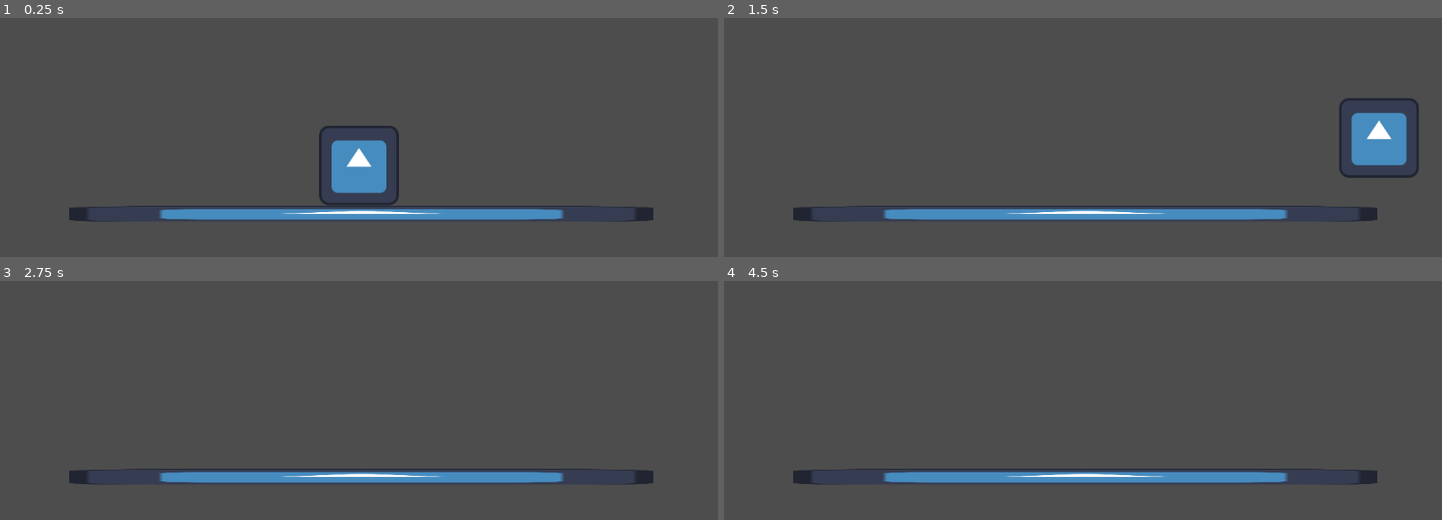
Above: before the commit, frames 1-4 (two rows, left to right).
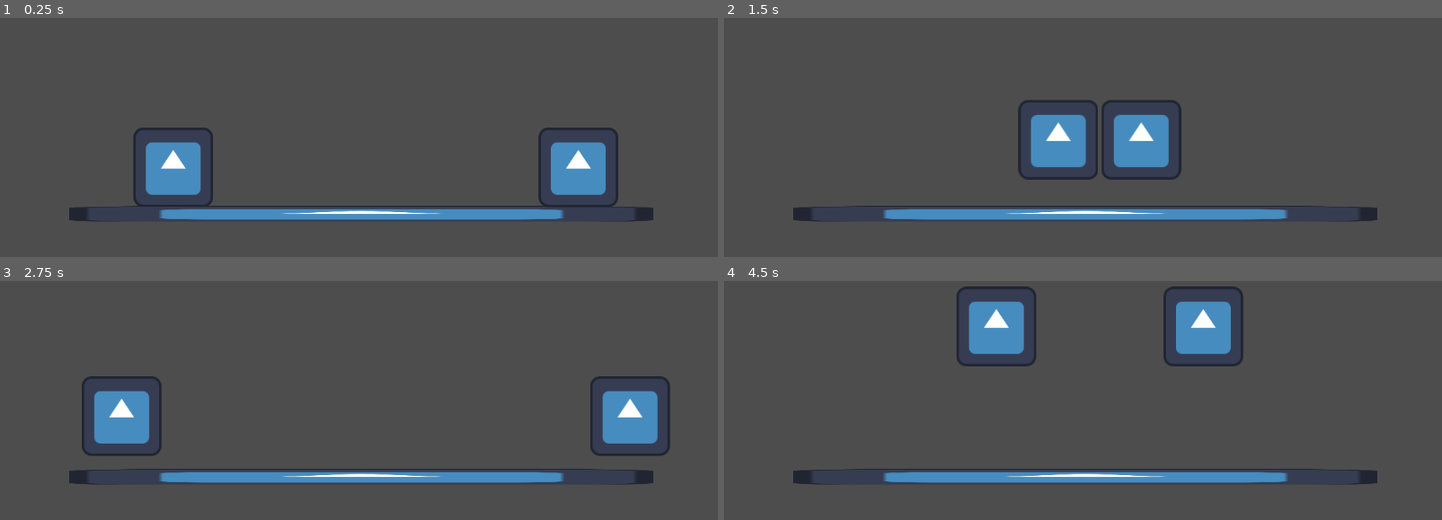
Above: after the commit, the same moments.

Repository: Awwi2/venmo-me-20-bucks
Game: Godot game, scene res://Scenes/test scene.tscn
Same seed, same stepped clock (60 frames per second), same inputs: the game is played once before the commit and once after it. The project has no main scene, so this scene is started directly. The engine's default icon, where the game draws it, is replaced by a stand-in: a white triangle on a blue panel in a dark square.
Inputs:
- Up to frame 1 (0.25 s): no input
- Up to frame 2 (1.5 s): tap Enter at 0.5 s; hold D (move_right) from 0.53 s (still down); tap Space (jump) at 0.6, 0.77, 1.07, 1.35 s
- Up to frame 3 (2.75 s): tap Space (jump) at 1.52, 1.82, 2.1 s; release D (move_right) at 2.03 s; hold A (move_left) from 2.03 s (still down)
- Up to frame 4 (4.5 s): release A (move_left) at 2.78 s; hold D (move_right) 2.78-4.28 s; tap Space (jump) at 2.85, 3.02, 3.32, 3.6, 3.77, 4.07, 4.35 s; hold A (move_left) from 4.28 s (still down)

The runs differ from the first frame. In frame 1, 6.4% of the frame differs, in the area x 18-87%, y 45-79%; in frame 2, 6.6%, in the area x 40-97%, y 33-68%; in frame 3, 4.4%; in frame 4, 4.4%.

Commit message:
Added basic enemy stuff

Diff:
--- /dev/null
+++ b/Scenes/placeholder_enemy.tscn
@@ -0,0 +1,20 @@
+[gd_scene load_steps=4 format=3 uid="uid://b87e4x5lme21k"]
+
+[ext_resource type="Texture2D" uid="uid://dn44ernhrvuoi" path="res://icon.svg" id="1_13qdv"]
+[ext_resource type="Script" uid="uid://bieeg7hnx4yvo" path="res://Scripts/placeholder_enemy.gd" id="1_l7bim"]
+
+[sub_resource type="RectangleShape2D" id="RectangleShape2D_l7bim"]
+size = Vector2(126, 126)
+
+[node name="Placeholder Enemy" type="CharacterBody2D"]
+script = ExtResource("1_l7bim")
+copy_movement = true
+mirror_movement = true
+movement_multiplier = 1.0
+jump_multiplier = 1.0
+
+[node name="CollisionShape2D" type="CollisionShape2D" parent="."]
+shape = SubResource("RectangleShape2D_l7bim")
+
+[node name="Sprite2D" type="Sprite2D" parent="."]
+texture = ExtResource("1_13qdv")
--- a/Scenes/test scene.tscn
+++ b/Scenes/test scene.tscn
@@ -1,10 +1,11 @@
-[gd_scene load_steps=5 format=3 uid="uid://dyxnwncl3jscm"]
+[gd_scene load_steps=6 format=3 uid="uid://dyxnwncl3jscm"]
 
 [ext_resource type="Script" uid="uid://diuylu3ex2q8l" path="res://Scripts/player.gd" id="1_jkl10"]
 [ext_resource type="Texture2D" uid="uid://dn44ernhrvuoi" path="res://icon.svg" id="2_4nf2p"]
+[ext_resource type="PackedScene" uid="uid://b87e4x5lme21k" path="res://Scenes/placeholder_enemy.tscn" id="3_4nf2p"]
 
-[sub_resource type="CircleShape2D" id="CircleShape2D_58ov2"]
-radius = 66.0984
+[sub_resource type="RectangleShape2D" id="RectangleShape2D_4nf2p"]
+size = Vector2(126, 126)
 
 [sub_resource type="RectangleShape2D" id="RectangleShape2D_op41l"]
 size = Vector2(945, 20)
@@ -12,11 +13,12 @@
 [node name="Node2D" type="Node2D"]
 
 [node name="A" type="CharacterBody2D" parent="."]
-position = Vector2(0, -77)
+position = Vector2(-298, -77)
 script = ExtResource("1_jkl10")
 
 [node name="CollisionShape2D" type="CollisionShape2D" parent="A"]
-shape = SubResource("CircleShape2D_58ov2")
+position = Vector2(1, 0)
+shape = SubResource("RectangleShape2D_4nf2p")
 
 [node name="Sprite2D" type="Sprite2D" parent="A"]
 texture = ExtResource("2_4nf2p")
@@ -34,3 +36,7 @@
 
 [node name="Camera2D" type="Camera2D" parent="."]
 position = Vector2(0, -253)
+
+[node name="Placeholder Enemy" parent="." instance=ExtResource("3_4nf2p")]
+position = Vector2(352, -77)
+copy_jump = true
--- /dev/null
+++ b/Scripts/placeholder_enemy.gd
@@ -0,0 +1,54 @@
+extends CharacterBody2D
+
+@export var copy_movement: bool
+@export var mirror_movement: bool
+@export var copy_jump: bool
+@export var movement_multiplier: float
+@export var jump_multiplier: float
+
+var COPY_SPEED = 500.0
+var JUMP_VELOCITY = -700.0
+
+func _ready() -> void:
+	print(movement_multiplier)
+	COPY_SPEED *= movement_multiplier
+	print(COPY_SPEED)
+	JUMP_VELOCITY *= jump_multiplier
+
+# @onready var animated_sprite: AnimatedSprite2D = $AnimatedSprite2D
+
+func _physics_process(delta: float) -> void:
+	# Add the gravity.
+	if not is_on_floor():
+		velocity += Vector2(0,1500) * delta
+
+	# Handle jump.
+	if Input.is_action_just_pressed("jump") and is_on_floor() and copy_jump:
+		velocity.y = JUMP_VELOCITY
+
+	var direction := Input.get_axis("move_left", "move_right")
+
+	if mirror_movement:
+		direction *= -1
+
+	"""
+	if direction > 0:
+		animated_sprite.flip_h = false
+	elif direction < 0:
+		animated_sprite.flip_h = true
+
+	if is_on_floor():
+		if direction == 0:
+			animated_sprite.play("Idle")
+		else:
+			animated_sprite.play("Walk")
+	else:
+		animated_sprite.play("Jump")
+	"""
+	if copy_movement:
+		if direction:
+			velocity.x = direction * COPY_SPEED
+		else:
+			velocity.x = move_toward(velocity.x, 0, COPY_SPEED)
+
+	move_and_slide()
Not shown, added: Scripts/placeholder_enemy.gd.uid
